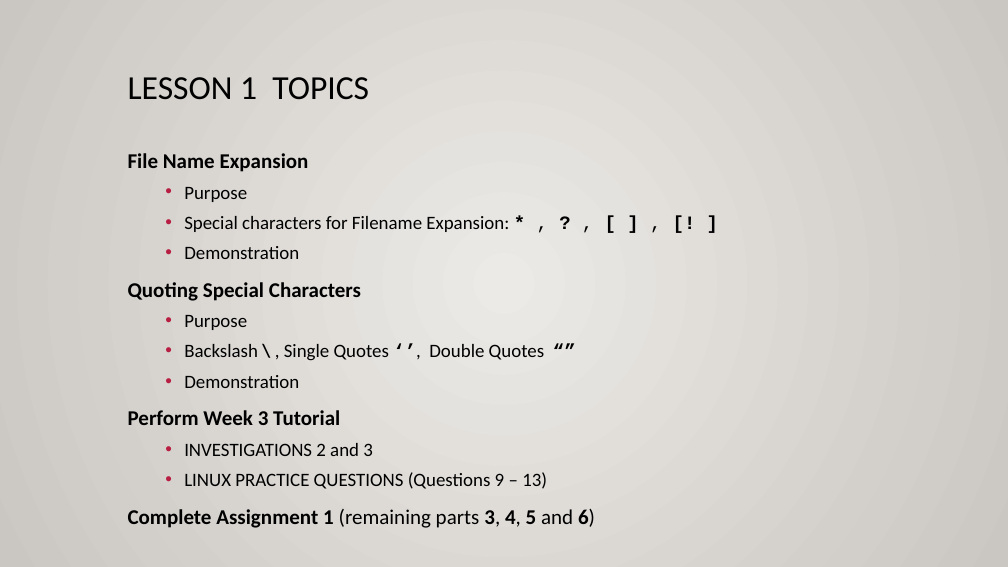
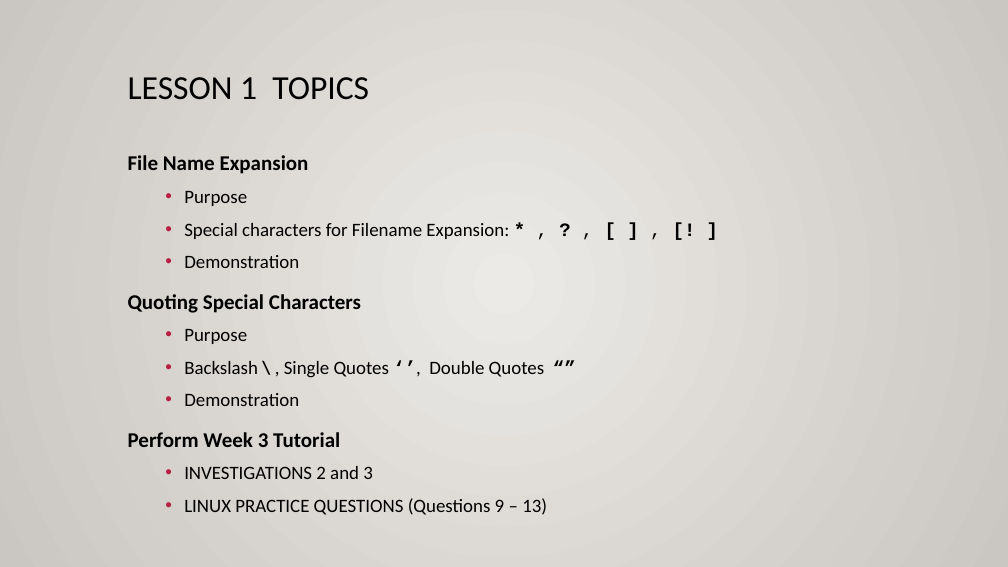
Before and after one commit to OSL640/slides, a slide deck: slide 12 of OSL640-Week3.pptx. Drawn at 1008x567 pixels with LibreOffice and Linux fonts; fonts in the diff are those of the drawing. Boxes give left, top, right and bottom in pixels: in the first picture for what was removed or moved away, otherwise in the second. Text is boxed around its words. In the diff, an @@ line names an element or a change of style, - is before the commit and + after.

Commit message:
Removed references to assignments.

```diff
--- a/OSL640-Week3.pptx
+++ b/OSL640-Week3.pptx
@@ text "File Name Expansion" at <box>128,155,547,515</box>: line spacing 1.1 to 1.2 @@
@@ text at <box>128,509,595,528</box>: paragraph removed @@
-Complete Assignment 1 (remaining parts 3, 4, 5 and 6)
```
Also in this commit, not shown: 2 other slides changed, 13 other files.
